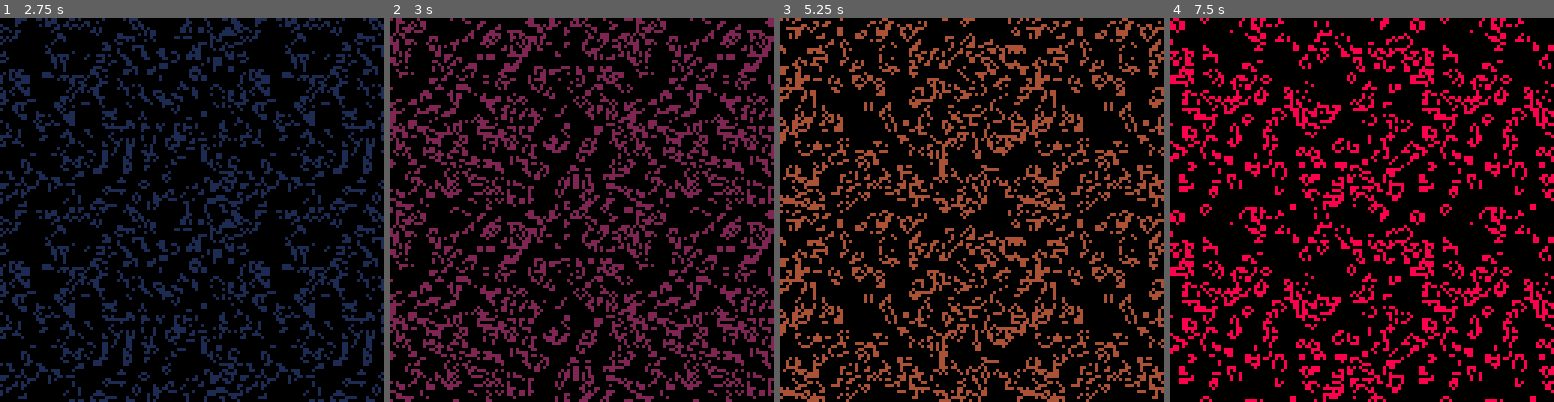
Above: before the commit, frames 1-4 (left to right).
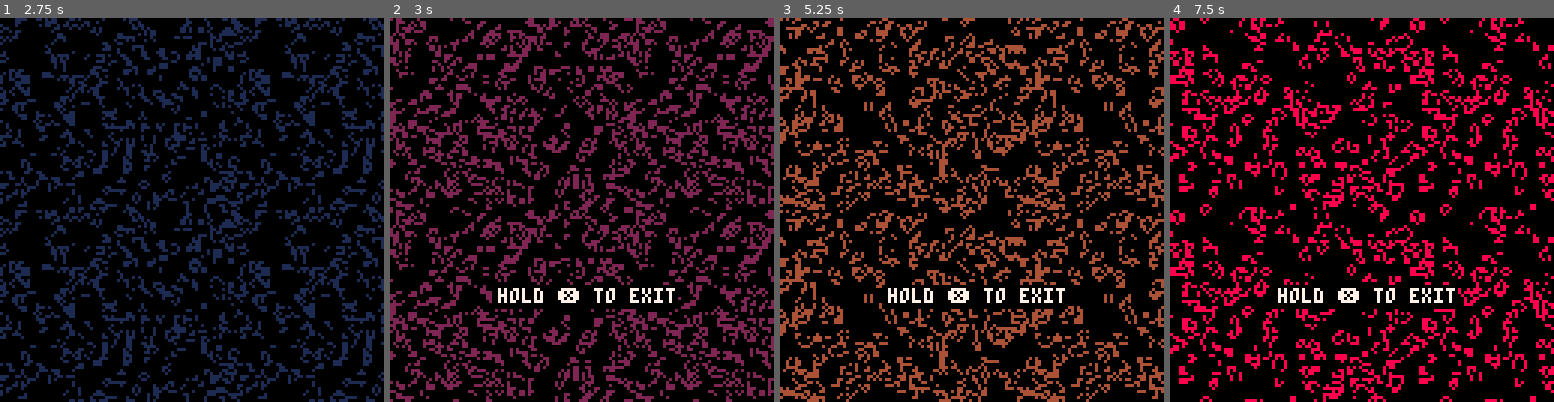
Above: after the commit, the same moments.

Repository: erwinbonsma/PicoGarden
Game: PICO-8 cartridge picogarden.p8
The game is run twice, just before and just after one commit, with the same random seed, the same clock (stepped at 60 frames per second) and the same inputs.
Inputs:
- Up to frame 1 (2.75 s): tap X (X key) at 0.33, 1.07, 1.85 s; tap O (Z key) at 0.7, 1.7, 2.1, 2.5 s; hold Right 1.6-2.1 s; hold Up 2.15-2.42 s; hold Right from 2.47 s (still down)
- Up to frame 2 (3 s): keep holding Right; tap O (Z key) at 2.9 s; tap X (X key) at 2.97 s
- Up to frame 3 (5.25 s): release Right at 3.03 s; hold Left 3.08-3.58 s; tap O (Z key) every 0.4 s from 3.3 to 4.9 s; hold Down 3.63-3.97 s; hold Right 4.02-4.68 s; tap X (X key) at 4.08, 5.2 s; hold Up 4.73-5.03 s; hold Left from 5.08 s (still down)
- Up to frame 4 (7.5 s): tap O (Z key) every 0.4 s from 5.3 to 7.3 s; release Left at 5.68 s; hold Down 5.73-6.03 s; hold Right 6.08-6.58 s; tap X (X key) at 6.32, 7.43 s; hold Right 6.63-7.13 s; hold Up 7.18-7.45 s

Frame 1 is identical in both runs. In frame 2, 1.4% of the frame differs, in the area x 26-75%, y 69-76%; in frame 3, 1.2%; in frame 4, 1.2%.

Commit message:
Enable exiting in progress game

Diff:
--- a/picogarden.p8
+++ b/picogarden.p8
@@ -654,6 +654,7 @@
  state.steps=0
  state.viewmode=5
  state.revive_wait=min_revive_delay
+ state.btnx_hold=0
 
  _draw=main_draw
  _update=main_update
@@ -786,6 +787,14 @@
   pset(x,y-1)
   pset(x,y+1)
  end
+
+ if state.btnx_hold>0 then
+  rectfill(
+   34,89,95,96,0
+  )
+  color(7)
+  cprint("hold ❎ to exit",90)
+ end
 end
 
 function main_update()
@@ -823,7 +832,7 @@
    state.cx=(state.cx+1)%80
   end
  end
- if btnp(❎) then
+ if btnp(🅾️) then
   if state.play then
    if state.revive_wait==0 then
     sfx(5)
@@ -844,8 +853,16 @@
    end
   end
  end
- if btnp(🅾️) and devmode then
+ if btnp(❎) and devmode then
   state.play=not state.play
+ end
+ if btn(❎) then
+  state.btnx_hold+=1
+  if state.btnx_hold>=30 then
+   gameover(true)
+  end
+ else
+  state.btnx_hold=0
  end
 
  if state.play then
@@ -881,12 +898,16 @@
  end
 end
 
-function gameover()
+function gameover(
+ ignore_loscore
+)
  reset_garden()
 
- state.loscore=min(
-  state.loscore,state.steps
- )
+ if not ignore_loscore then
+  state.loscore=min(
+   state.loscore,state.steps
+  )
+ end
  state.hiscore=max(
   state.hiscore,state.steps
  )
@@ -911,15 +932,19 @@
   u32_tostr(state.steps),
   44,66
  )
- color(
-  state.loscore==state.steps
-  and 8 or 6
- )
- print(
-  "lo-score: "..
-  u32_tostr(state.loscore),
-  32,60
- )
+ if
+  state.loscore!=0x7fff.ffff
+ then
+  color(
+   state.loscore==state.steps
+   and 8 or 6
+  )
+  print(
+   "lo-score: "..
+   u32_tostr(state.loscore),
+   32,60
+  )
+ end
  color(
   state.hiscore==state.steps
   and 11 or 6
